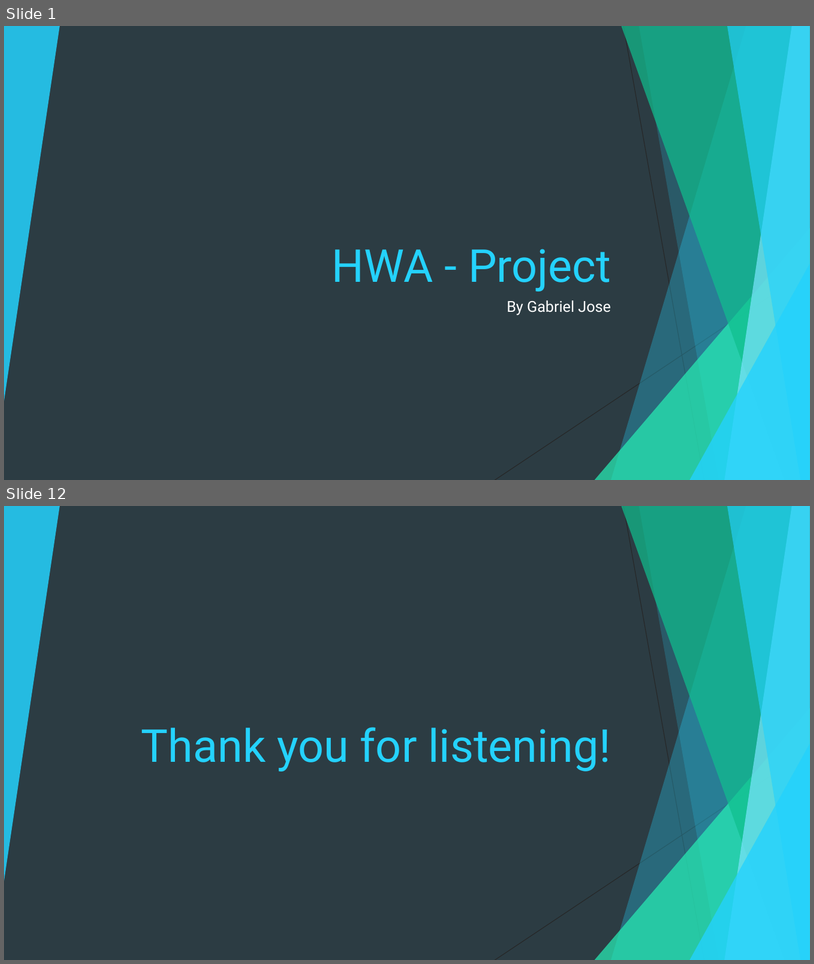
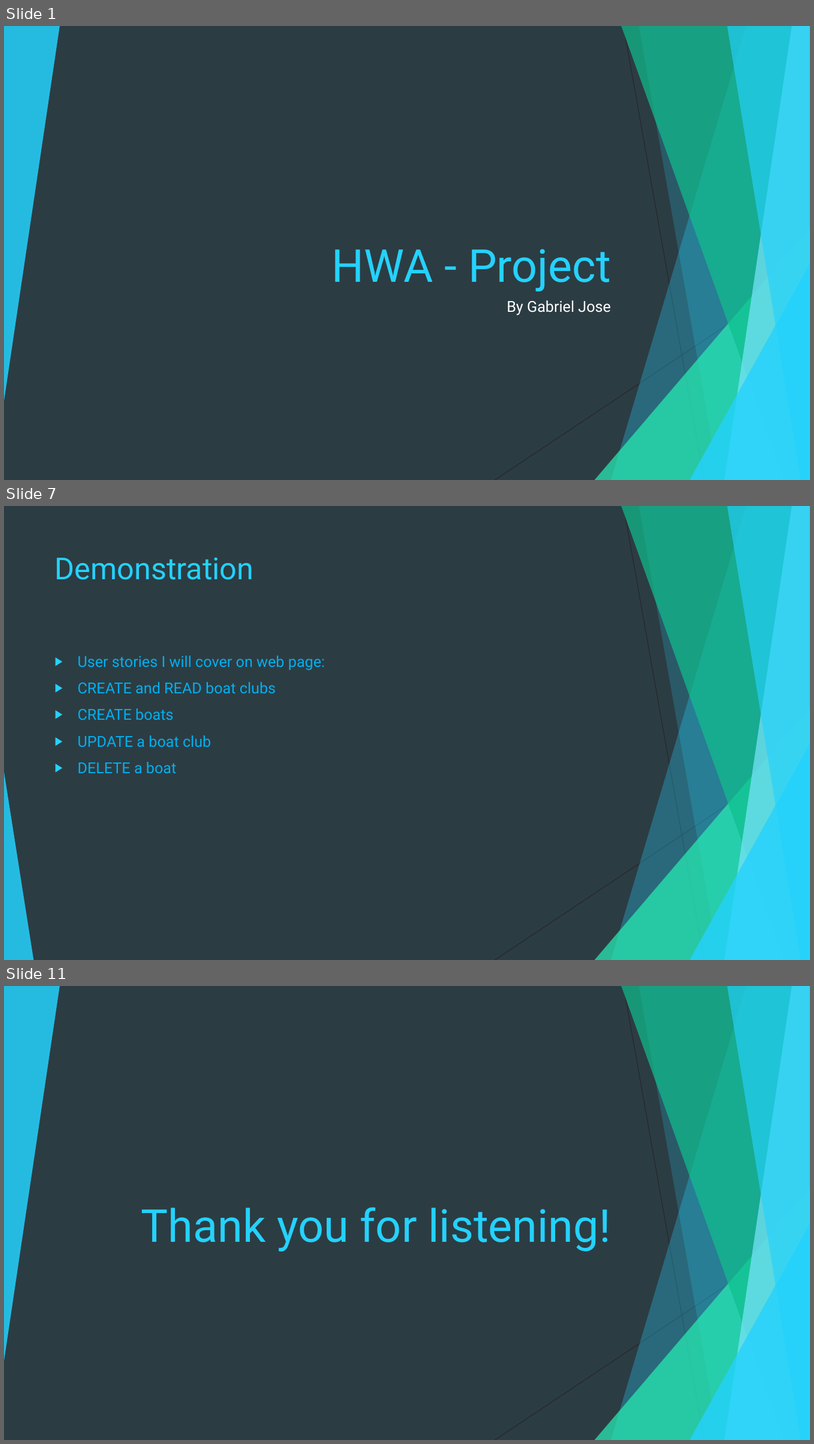
Before and after one commit to gabejose/HWA-Project, a slide deck: docs/HWA Presentation.pptx. Shown one above the other, each under a label of ours: slides 1 and 12 before the commit, slides 1, 7 and 11 after it; the slides between them are not shown. The pictures are 814x964 and 814x1444 pixels, drawn with LibreOffice and Linux fonts; fonts in the diff are those of the drawing. Boxes give left, top, right and bottom in pixels: in the first picture for what was removed or moved away, otherwise in the second. Text is boxed around its words. In the diff, an @@ line names an element or a change of style, - is before the commit and + after.

```diff
--- a/docs/HWA Presentation.pptx
+++ b/docs/HWA Presentation.pptx
@@ slide 7 added at <box>4,506,810,960</box>, background #2C3C43; not listed: 9 template elements that a slide beside it also shows @@
@@ title added at <box>55,557,254,580</box>, 36 pt, text #24D2FD @@
+Demonstration
@@ text added at <box>78,655,325,773</box>, 18 pt, text #00B0F0 @@
+▶ User stories I will cover on web page:
+▶ CREATE and READ boat clubs
+▶ CREATE boats
+▶ UPDATE a boat club
+▶ DELETE a boat
@@ triangle added at <box>4,772,33,960</box>, fill #24D2FD at 85% opacity @@
@@ what was slide 12 is now slide 11 @@
```
Also in this commit, not shown: 6 slides changed, 2 other slides added, 4 slides removed, 19 other files.
